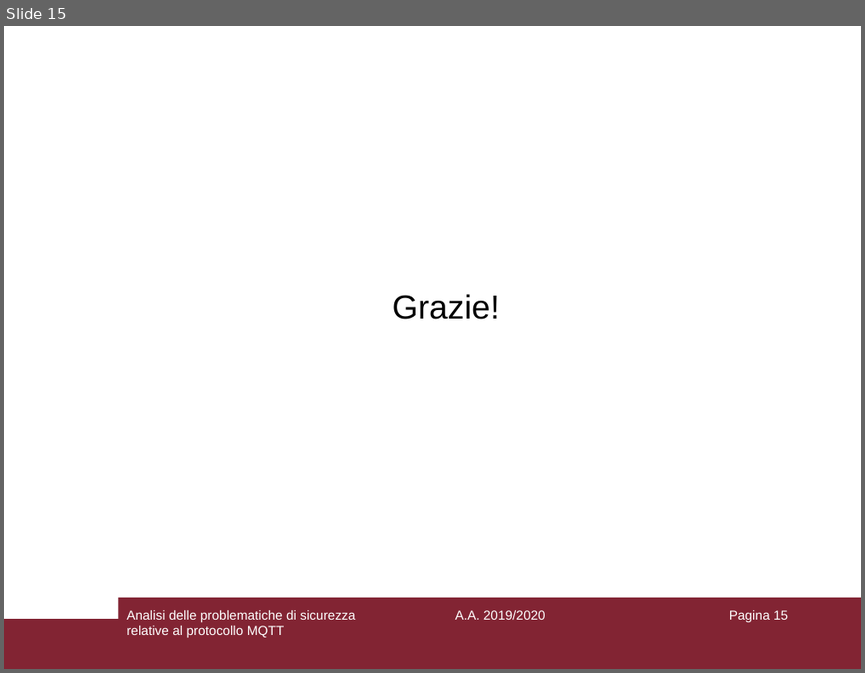
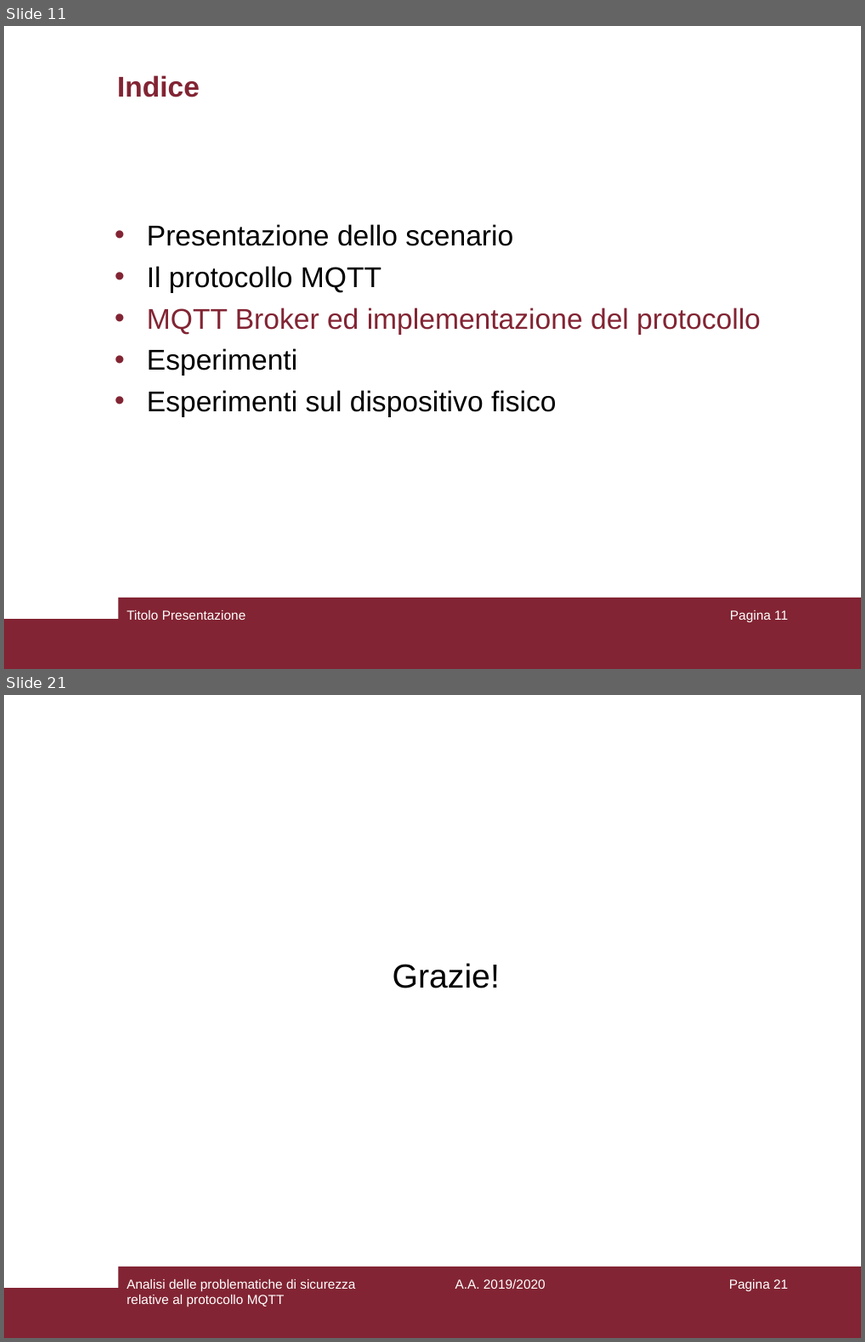
Before and after one commit to aedoardo/bachelor-degree-thesis, a slide deck: slides/Presentazione.ppt. Shown one above the other, each under a label of ours: slide 15 before the commit, slides 11 and 21 after it; the slides between them are not shown. The pictures are 865x673 and 865x1342 pixels, drawn with LibreOffice and Linux fonts; fonts in the diff are those of the drawing. Boxes give left, top, right and bottom in pixels: in the first picture for what was removed or moved away, otherwise in the second. Text is boxed around its words. In the diff, an @@ line names an element or a change of style, - is before the commit and + after.

```diff
--- a/slides/Presentazione.ppt
+++ b/slides/Presentazione.ppt
@@ slide 11 added at bbox=[4, 26, 861, 669], background #FFFFFF; not listed: 2 template elements that a slide beside it also shows @@
@@ title added at bbox=[117, 75, 200, 97], 24 pt, text #822433, bold @@
+Indice
@@ text added at bbox=[147, 224, 760, 417], 24 pt, text #000000 @@
+• Presentazione dello scenario
+• Il protocollo MQTT
+• MQTT Broker ed implementazione del protocollo
+• Esperimenti
+• Esperimenti sul dispositivo fisico
@@ text added at bbox=[126, 610, 246, 619], 11 pt, text #FFFFFF @@
+Titolo Presentazione
@@ page number added at bbox=[730, 610, 788, 622], 11 pt, text #FFFFFF @@
+Pagina 11
@@ what was slide 15 is now slide 21 @@
@@ page number at bbox=[729, 1279, 788, 1291]: text changed @@
-Pagina 15
+Pagina 21
```
Also in this commit, not shown: 13 slides changed, 6 other slides added.
